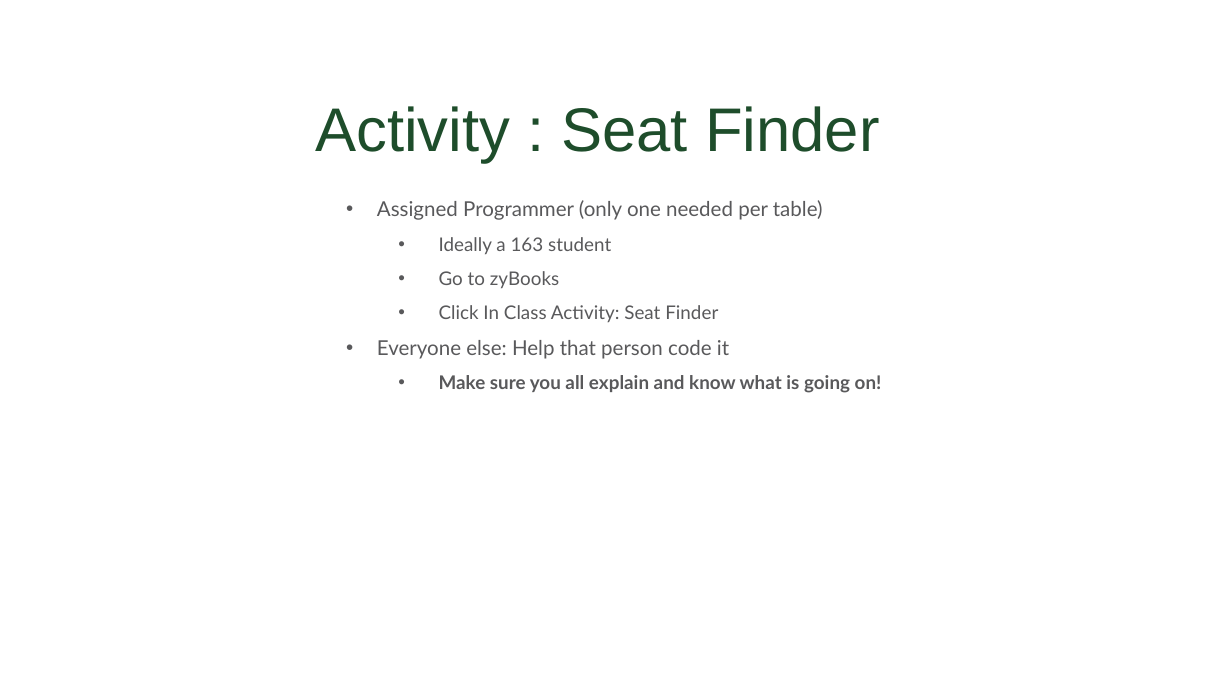
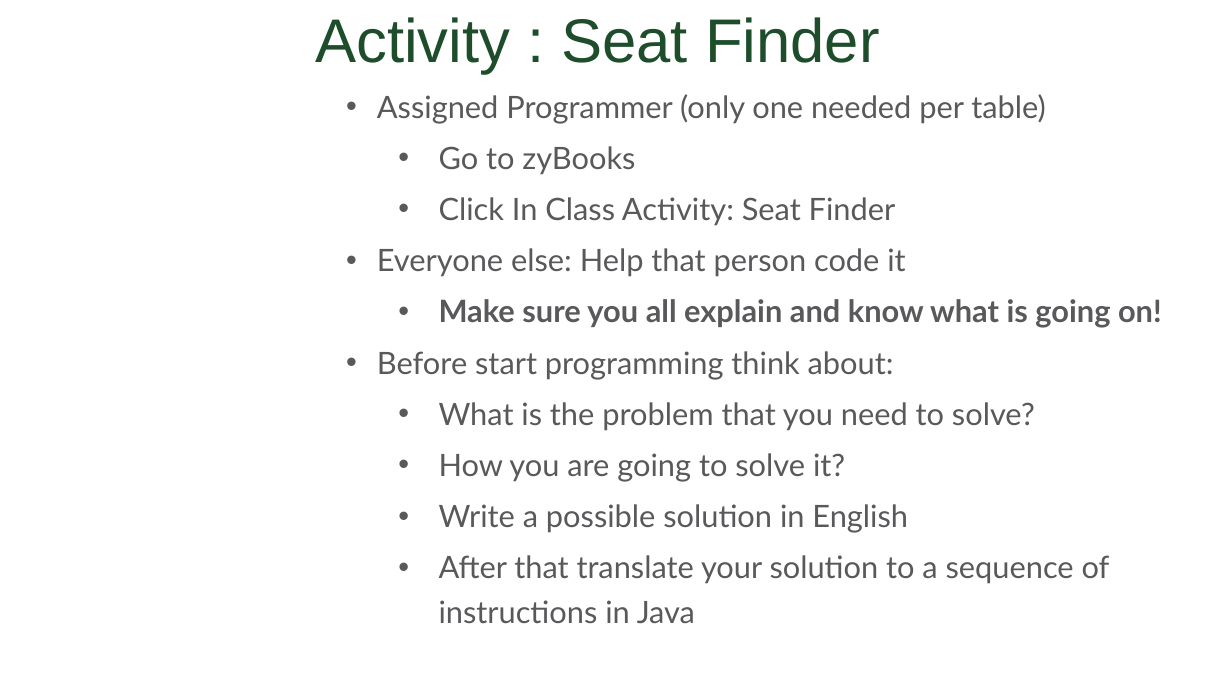
Before and after one commit to CSU-CompSci-CS163-4/Handouts, a slide deck: slide 15 of slides/On-Campus/02_01_Variables.pptx (slide 14 before the commit). Drawn at 1232x693 pixels with LibreOffice and Linux fonts; fonts in the diff are those of the drawing; background and template pictures are left out. Boxes give left, top, right and bottom in pixels: in the first picture for what was removed or moved away, otherwise in the second. Text is boxed around its words. In the diff, an @@ line names an element or a change of style, - is before the commit and + after.

```diff
--- a/slides/On-Campus/02_01_Variables.pptx
+++ b/slides/On-Campus/02_01_Variables.pptx
@@ title "Activity : Seat Finder": place and size @@
-title "Activity : Seat Finder" at [315,106,880,163]
+title "Activity : Seat Finder" at [315,17,880,74]
@@ text "Assigned Programmer (only one needed ...": place and size @@
-text "Assigned Programmer (only one needed ..." at [377,200,882,393]
+text "Assigned Programmer (only one needed ..." at [377,94,1162,623]
@@ text at [377,94,1162,328]: size 12 to 18 pt in "Assigned Programmer (only one needed per table)", "Everyone else: Help that person code it"; size 11 to 18 pt in "Go to zyBooks", "Click In Class Activity: Seat Finder", "Make sure you all explain and know ..." @@
@@ text at [439,237,611,254]: paragraph removed @@
-  • Ideally a 163 student
@@ text at [377,351,1110,623]: paragraphs added @@
+• Before start programming think about:
+  • What is the problem that you need to solve?
+  • How you are going to solve it?
+  • Write a possible solution in English
+  • After that translate your solution to a sequence of instructions in Java
```
Also in this commit, not shown: 12 other slides changed, 1 slide added.
